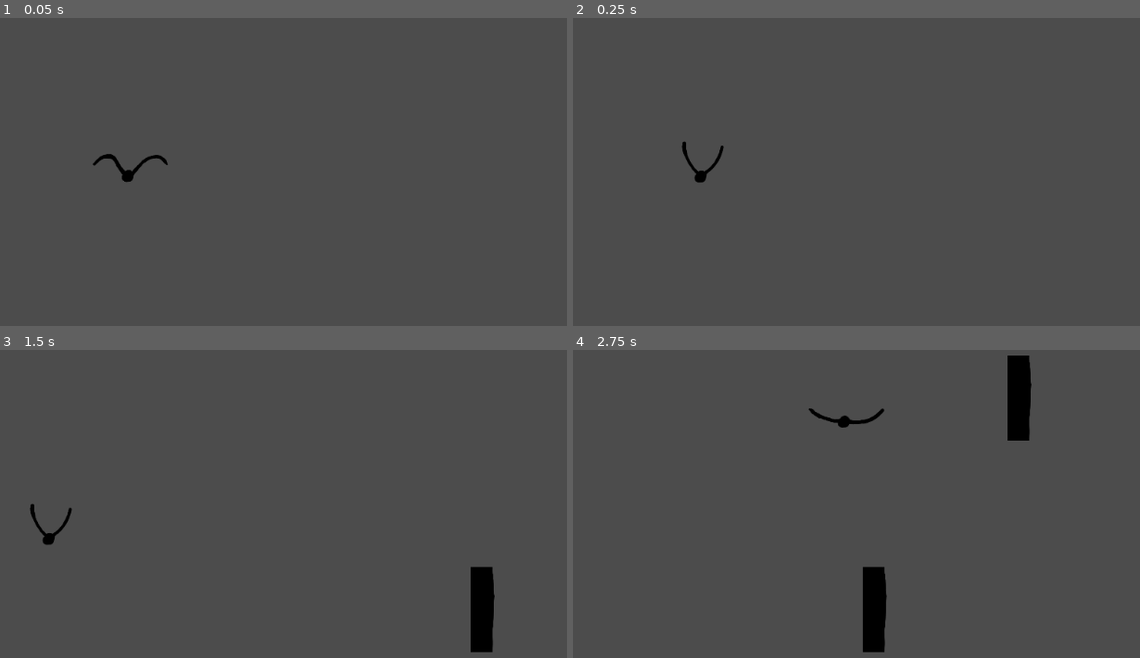
Above: before the commit, frames 1-4 (two rows, left to right).
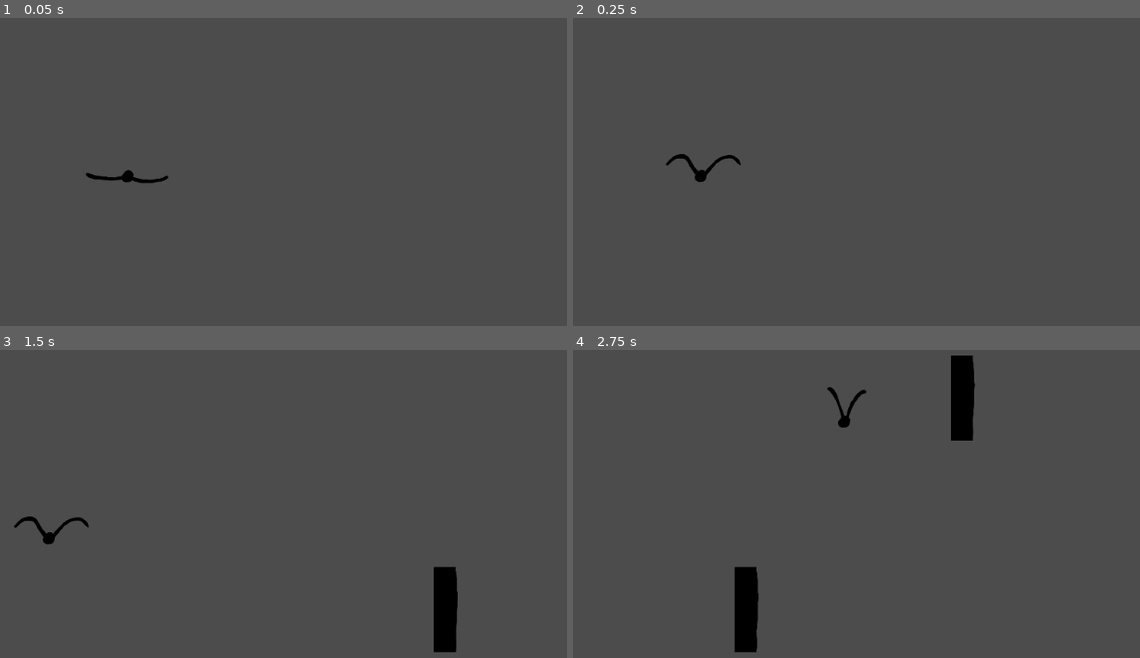
Above: after the commit, the same moments.

Repository: Coursaux/String-game
Game: Godot game, scene res://Main.tscn
Two runs of this game, one before a commit and one after it. Both use one fixed random seed, a clock stepped at 60 frames per second and the inputs below.
Inputs (mouse positions are in pixels of both pictures, inside the frame that each line leads up to):
- Up to frame 1 (0.05 s): no input
- Up to frame 2 (0.25 s): no input
- Up to frame 3 (1.5 s): move the mouse to (357, 494) at 0.52 s; move the mouse to (45, 537) at 1.27 s
- Up to frame 4 (2.75 s): move the mouse to (845, 420) at 2.02 s

The runs differ from the first frame. In frame 1, 0.4% of the frame differs, in the area x 15-30%, y 44-54%; in frame 2, 0.2%; in frame 3, 2.5%; in frame 4, 4.8%, in the area x 28-81%, y 1-99%.

Commit message:
speedup

Diff:
--- a/String/Character.tscn
+++ b/String/Character.tscn
@@ -42,7 +42,7 @@
 scale = Vector2( 0.284444, 0.284444 )
 frames = SubResource( 1 )
 animation = "default"
-frame = 1
+frame = 5
 playing = true
 _sections_unfolded = [ "Transform" ]
 
--- a/String/Main.gd
+++ b/String/Main.gd
@@ -3,6 +3,7 @@
 # class member variables go here, for example:
 # var a = 2
 # var b = "textvar"
+var speedup = 1
 
 func _ready():
 	# Called when the node is added to the scene for the first time.
@@ -15,12 +16,17 @@
 #	pass
 
 func _on_Timer_timeout():
+	randomize()
 	spawn()
-	$Spawn.wait_time = rand_range(1, 2);
+	$Spawn.wait_time = rand_range(0.5, 3);
 
 func spawn():
 	var obstacle = preload("res://Wall.tscn")
 	var obstacleInstance = obstacle.instance()
+	obstacleInstance.init(speedup)
 	var random = Vector2(1024, rand_range(0, 500))
 	obstacleInstance.set_position(random)
 	get_node("/root/Main").add_child(obstacleInstance)
+
+func _on_Speedup_timeout():
+		speedup = speedup + 3
--- a/String/Main.tscn
+++ b/String/Main.tscn
@@ -3,7 +3,7 @@
 [ext_resource path="res://Main.gd" type="Script" id=1]
 [ext_resource path="res://Character.tscn" type="PackedScene" id=2]
 
-[node name="Main" type="Node"]
+[node name="Main" type="Node" index="0"]
 
 script = ExtResource( 1 )
 
@@ -18,4 +18,13 @@
 one_shot = false
 autostart = true
 
+[node name="Speedup" type="Timer" parent="." index="2"]
+
+process_mode = 1
+wait_time = 1.0
+one_shot = false
+autostart = true
+
 [connection signal="timeout" from="Spawn" to="." method="_on_Timer_timeout"]
+
+[connection signal="timeout" from="Speedup" to="." method="_on_Speedup_timeout"]
--- a/String/Wall.gd
+++ b/String/Wall.gd
@@ -1,9 +1,13 @@
 extends KinematicBody2D
 
 var motion = Vector2()
+var speedup = 0
+
+func init(speed):
+	speedup = speed
 
 func _physics_process(delta):
-	motion.x = -200
+	motion.x = -300 - speedup
 	var collision = move_and_collide(motion * delta)
 	if collision:
 		get_tree().quit()
--- a/String/Wall.tscn
+++ b/String/Wall.tscn
@@ -8,7 +8,7 @@
 custom_solver_bias = 0.0
 extents = Vector2( 15, 59.6597 )
 
-[node name="Wall" type="KinematicBody2D" index="0"]
+[node name="Wall" type="KinematicBody2D"]
 
 position = Vector2( 35, 35 )
 input_pickable = false
--- a/String/project.godot
+++ b/String/project.godot
@@ -14,6 +14,10 @@
 run/main_scene="res://Main.tscn"
 config/icon="res://icon.png"
 
+[debug]
+
+settings/stdout/print_fps=true
+
 [layer_names]
 
 2d_physics/layer_1="Player"
@@ -21,4 +25,6 @@
 
 [rendering]
 
+quality/intended_usage/framebuffer_allocation=0
+quality/filters/msaa=1
 environment/default_environment="res://default_env.tres"
